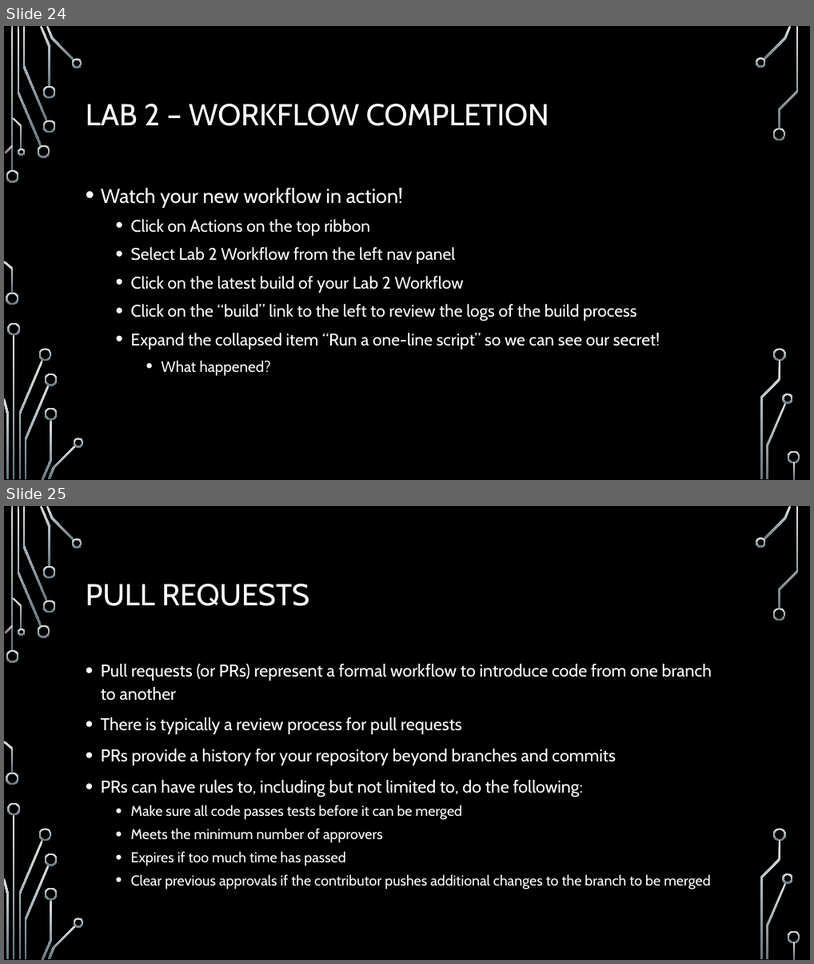
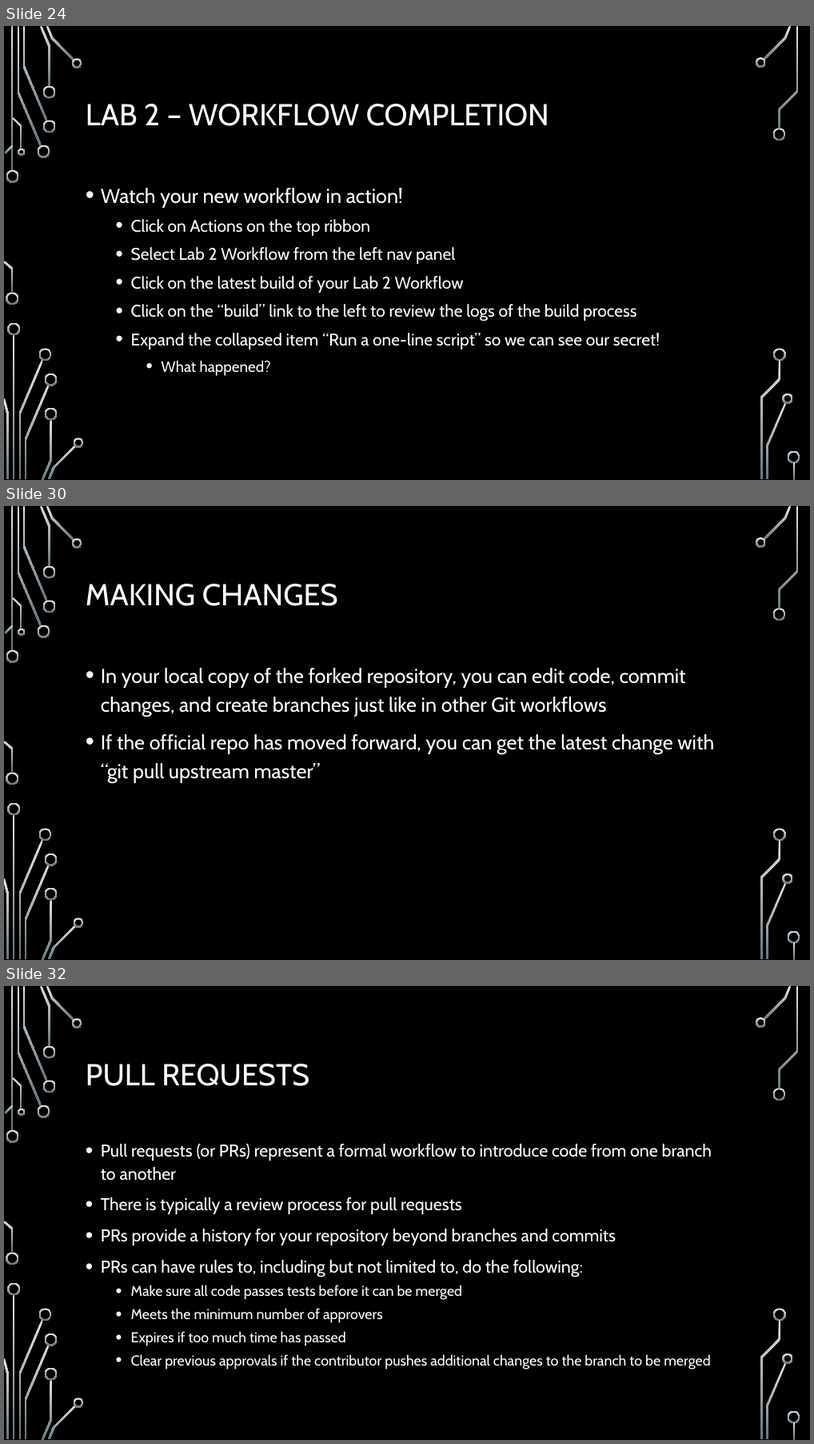
Before and after one commit to onideus/github-101-website, a slide deck: resources/Advanced github topics.pptx. Shown one above the other, each under a label of ours: slides 24 and 25 before the commit, slides 24, 30 and 32 after it; the slides between them are not shown. The pictures are 814x964 and 814x1444 pixels, drawn with LibreOffice and Linux fonts; fonts in the diff are those of the drawing; background and template pictures are left out. Boxes give left, top, right and bottom in pixels: in the first picture for what was removed or moved away, otherwise in the second. Text is boxed around its words. In the diff, an @@ line names an element or a change of style, - is before the commit and + after.

```diff
--- a/resources/Advanced github topics.pptx
+++ b/resources/Advanced github topics.pptx
@@ slide 30 added at <box>4,506,810,960</box>, background picture (left out); not listed: 36 template elements that a slide beside it also shows @@
@@ title added at <box>86,584,338,606</box>, 36 pt, text #FFFFFF @@
+MAKING CHANGES
@@ text added at <box>101,668,714,783</box>, 24 pt, text #FFFFFF @@
+• In your local copy of the forked repository, you can edit code, commit changes, and create branches just like in other Git workflows
+• If the official repo has moved forward, you can get the latest change with “git pull upstream master”
@@ what was slide 25 is now slide 32 @@
```
Also in this commit, not shown: 6 other slides added.
